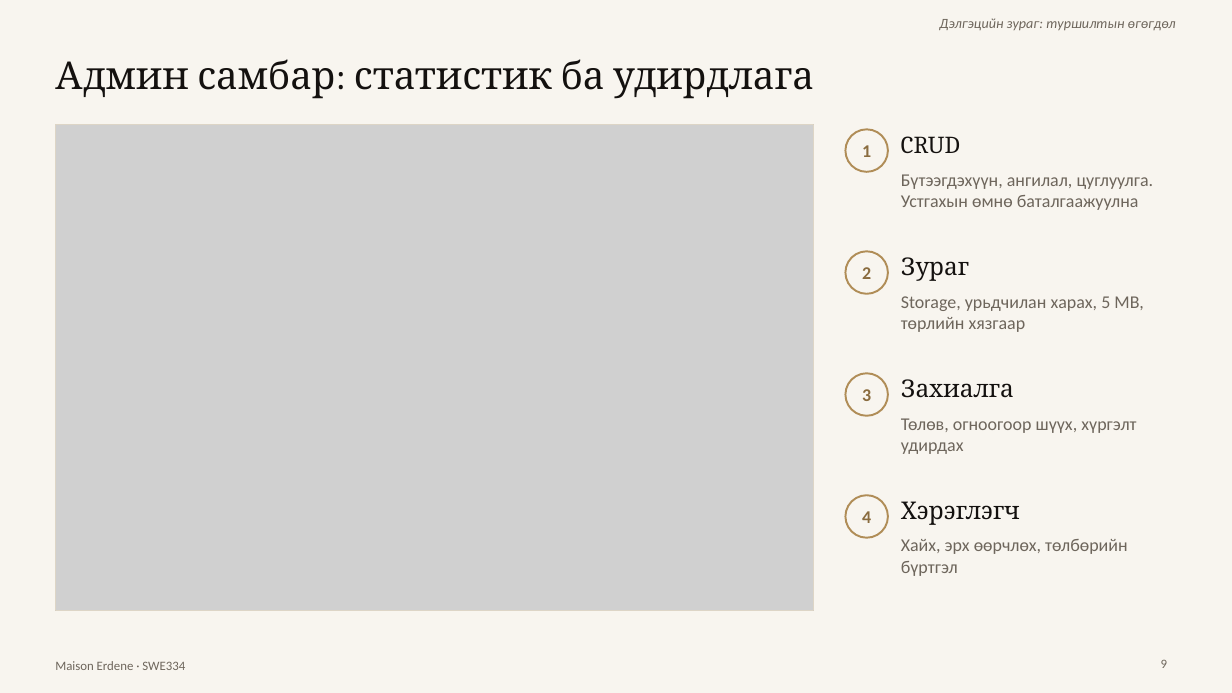
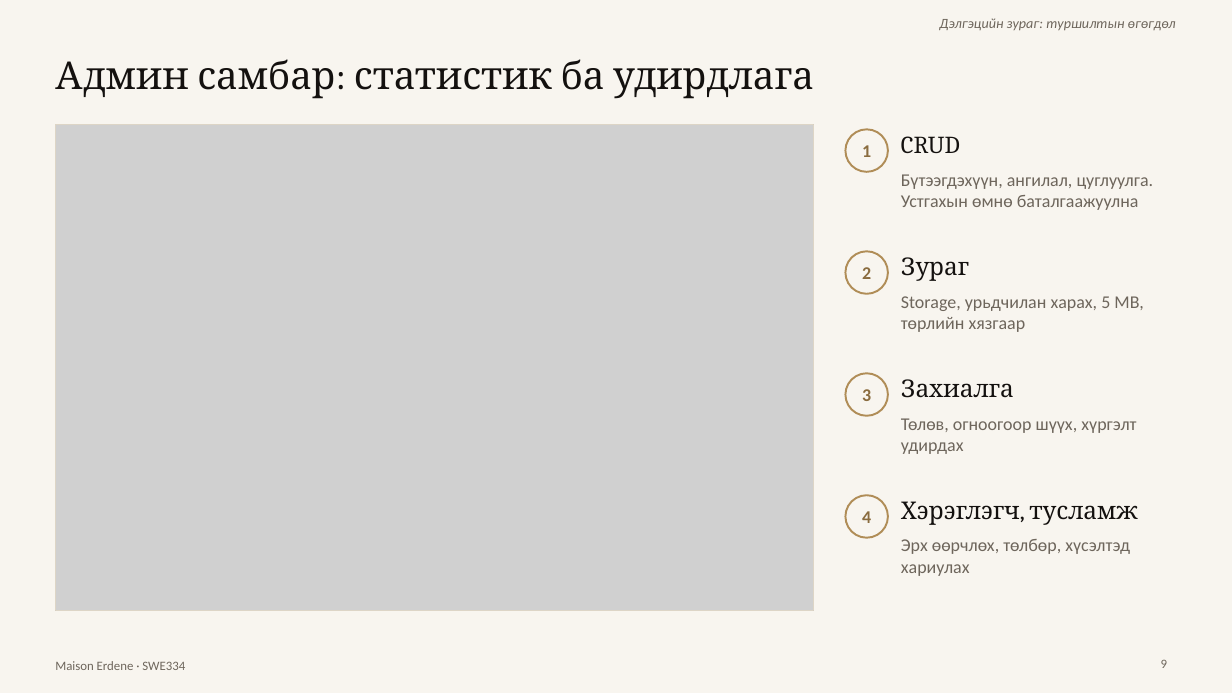
Before and after one commit to bilguunbbe1-cmyk/maison-erdene, a slide deck: slide 9 of docs/presentation/Maison_Erdene_Hamgaalalt1.pptx. Drawn at 1232x693 pixels with LibreOffice and Linux fonts; fonts in the diff are those of the drawing; grey boxes stand for pictures. Boxes give left, top, right and bottom in pixels: in the first picture for what was removed or moved away, otherwise in the second. Text is boxed around its words. In the diff, an @@ line names an element or a change of style, - is before the commit and + after.

```diff
--- a/docs/presentation/Maison_Erdene_Hamgaalalt1.pptx
+++ b/docs/presentation/Maison_Erdene_Hamgaalalt1.pptx
@@ text at (901, 501, 1137, 525): text changed @@
-Хэрэглэгч
+Хэрэглэгч, тусламж
@@ text at (901, 539, 1130, 576): text changed @@
-Хайх, эрх өөрчлөх, төлбөрийн бүртгэл
+Эрх өөрчлөх, төлбөр, хүсэлтэд хариулах
```
Also in this commit, not shown: 3 other slides changed, 1 other file.
